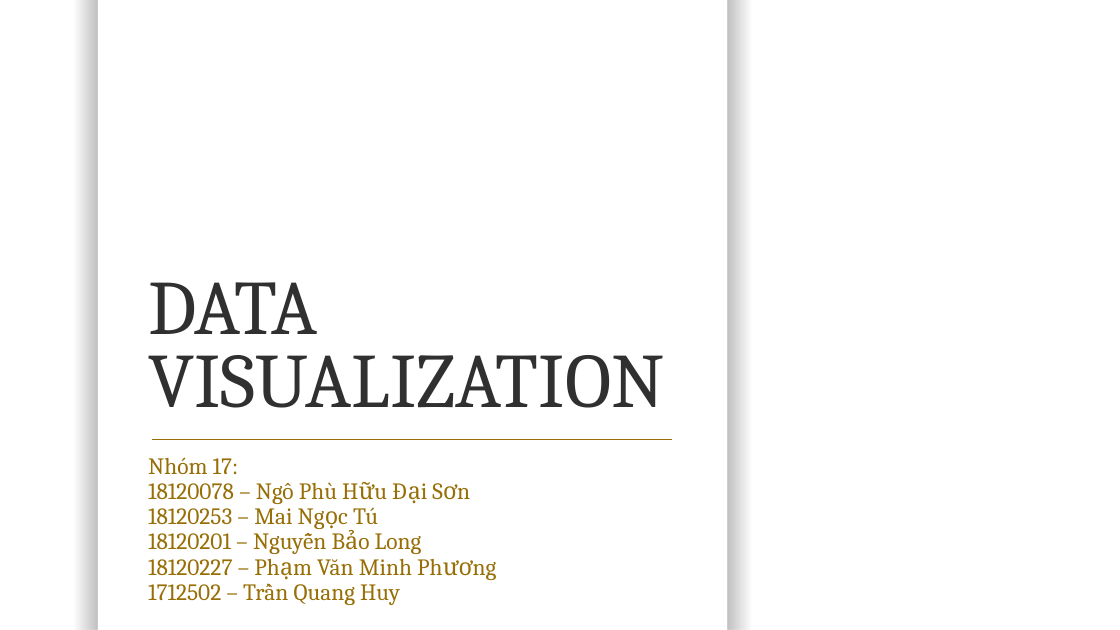
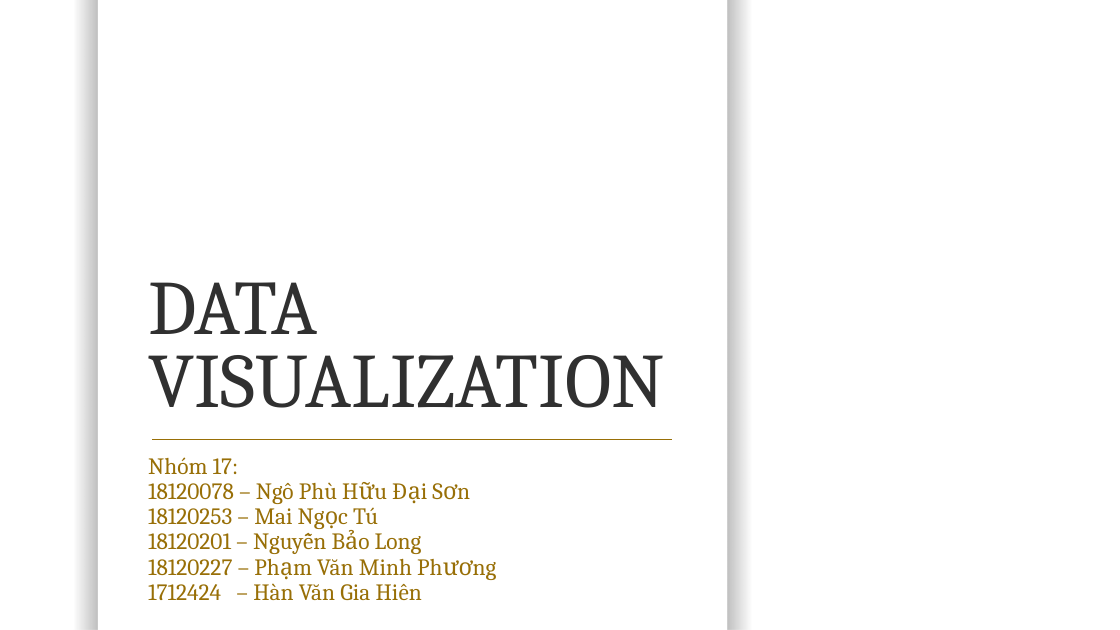
Before and after one commit to IrisStream/data-visualization, a slide deck: slide 1 of BTTL2/BTTL2 - Nhóm 17.pptx. Drawn at 1120x630 pixels with LibreOffice and Linux fonts; fonts in the diff are those of the drawing; background and template pictures are left out. Boxes give left, top, right and bottom in pixels: in the first picture for what was removed or moved away, otherwise in the second. Text is boxed around its words. In the diff, an @@ line names an element or a change of style, - is before the commit and + after.

```diff
--- a/BTTL2/BTTL2 - Nhóm 17.pptx
+++ b/BTTL2/BTTL2 - Nhóm 17.pptx
@@ subtitle at [148,579,422,600]: text changed @@
-1712502 – Trần Quang Huy
+1712424 – Hàn Văn Gia Hiên
```
